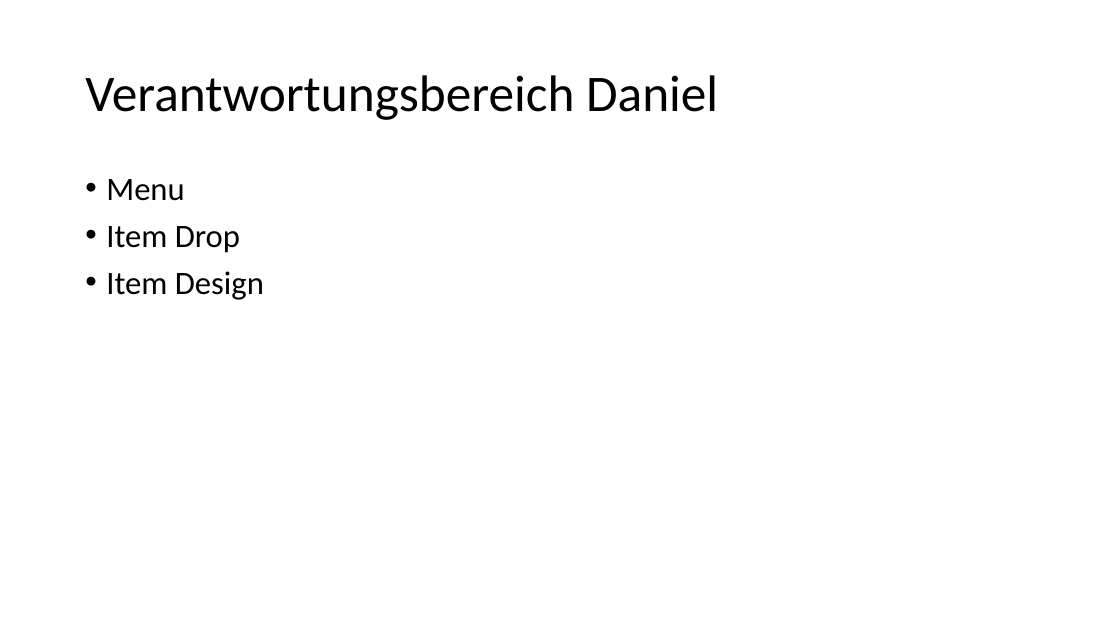
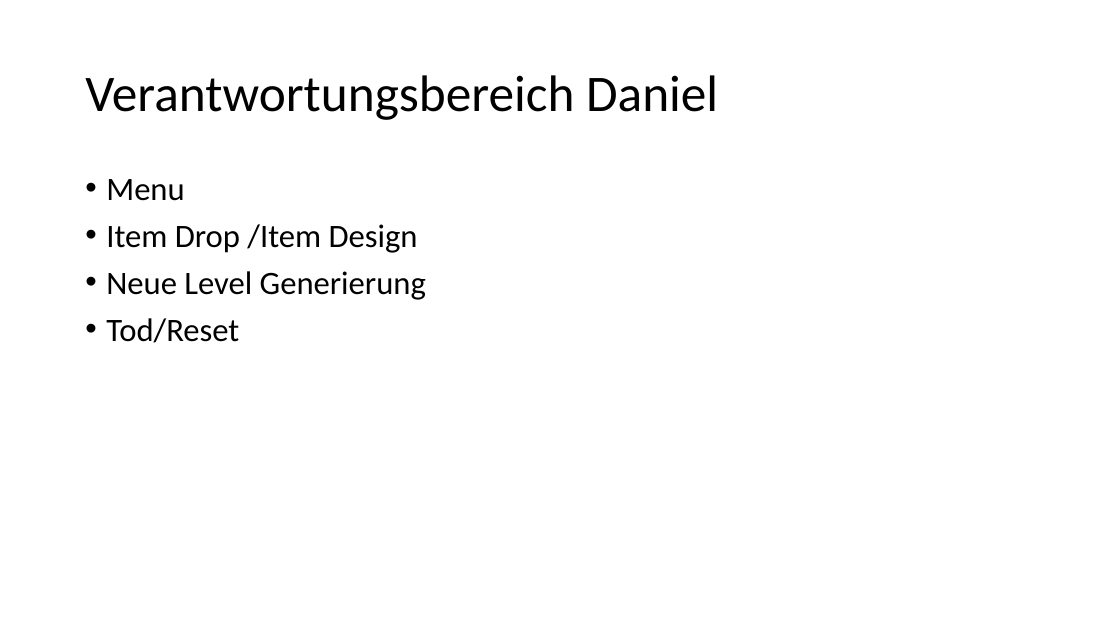
Before and after one commit to nielsq/CreativeNonSense, a slide deck: slide 10 of 12-Skymensions-JanzenQuanzJonetzko.pptx. Drawn at 1120x630 pixels with LibreOffice and Linux fonts; fonts in the diff are those of the drawing. Boxes give left, top, right and bottom in pixels: in the first picture for what was removed or moved away, otherwise in the second. Text is boxed around its words. In the diff, an @@ line names an element or a change of style, - is before the commit and + after.

```diff
--- a/12-Skymensions-JanzenQuanzJonetzko.pptx
+++ b/12-Skymensions-JanzenQuanzJonetzko.pptx
@@ text at bbox=[106, 224, 426, 343]: text changed @@
-• Item Drop
-• Item Design
+• Item Drop /Item Design
+• Neue Level Generierung
+• Tod/Reset
```
Also in this commit, not shown: 2 slides added, 1 other file.
